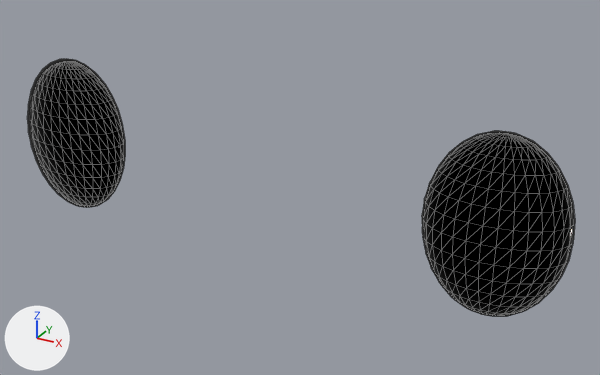
Two versions of the glTF model public/models/avatar/customization/Eyes.001.glb, one commit apart.
Before and after are seen from a 50 mm lens placed at (0.229, -0.769, 1.891), pointed at (0.022, -0.392, 1.703). The lights are fixed; the arrows at lower left show +X, +Y and +Z. Mesh edges are drawn as thin lines. Vertices at the same position are counted once.

In view in the first picture: 'Eyes.001'.
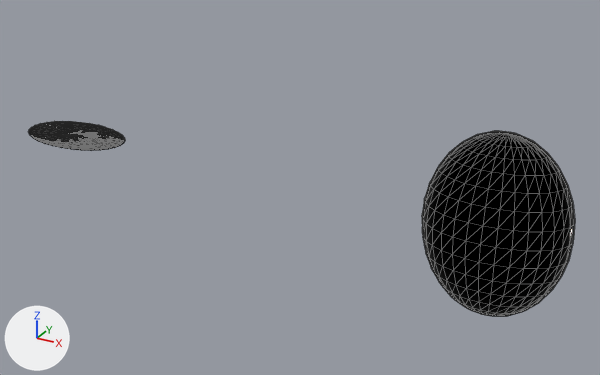
The newer file adds a shape key; the second version is drawn at full value of the shape key 'eyeBlinkRight' of 'Eyes.001', and the change is written as the vertex moves it makes.

Edits to the bpy script that builds the scene:
```text
Change me_eyes_006:
    where me_eyes_006.from_pydata(...)  # 964 vertices, 1920 faces; spans x -17.3..17.3, y 166.0..175.8, z 37.9..42.2
    used by ob_eyes_001; location = (0.0, 0.0, 0.0); rotation_euler = (1.571, 0.0, 0.0), in degrees (90, 0, 0); scale = (0.01, 0.01, 0.01)
    me_eyes_006 part 1: the loose piece of 482 vertices spanning x -17.3..-9.9, y 166.0..175.8, z 37.9..42.2 is scaled about its middle by (1, 0.0101, 1)
```

Changed parts and their boxes (x1, y1, x2, y2) in the pictures (600 x 375 px; the box of a moved part takes in the faces that stretch with it):
'Eyes.001', reshaped (24% shorter)
    before: (27, 59, 575, 316)
    after: (28, 121, 575, 316)
part 1 of me_eyes_006, moved or reshaped
    before: (27, 59, 125, 208)
    after: (28, 121, 125, 151)
